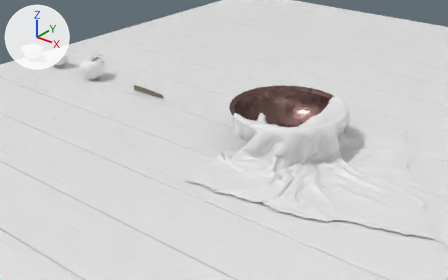
The Blender file fruit_bowl.blend: old version first, new version second.
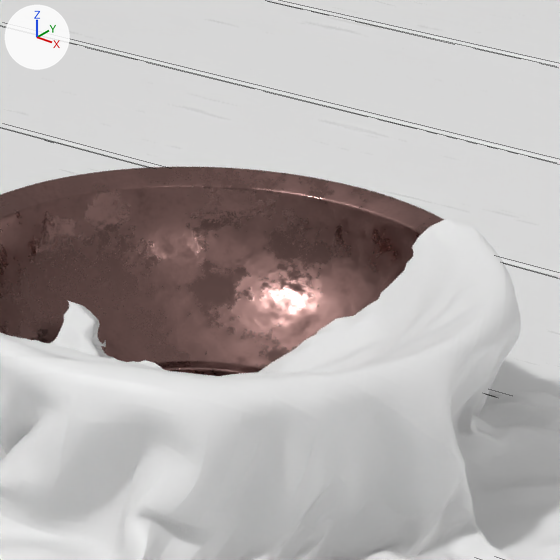
Each version is shown whole from a 50 mm lens placed at (6.98, -11.04, 6.32), pointed at (-1.98, 0.16, -0.62), then close up on the part from 55% to 80% of the width and 19% to 59% of the height. The axes (+X, +Y, +Z) are drawn at upper left. The lights are the same throughout. The close-ups show mesh edges as thin lines.

Objects in the first close-up: 'Bowl', 'Fabric', 'Planks'.
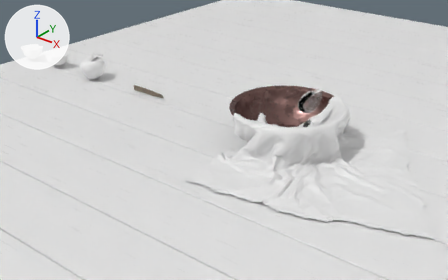
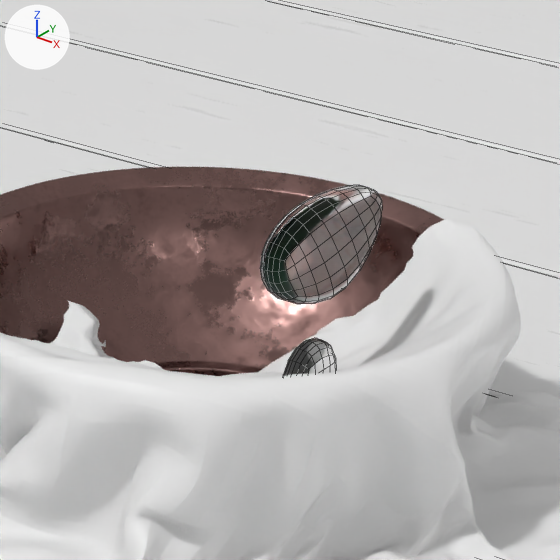
Where the change shows, as pixel boxes [x1, y1, x2, y2] in the close-ups (560 x 560 px):
'Drop.003', added: after [260, 185, 382, 304]
'Drop', added: after [283, 338, 336, 375]

Diff of the bpy script that builds the scene:
```diff
--- a/fruit_bowl.blend.py
+++ b/fruit_bowl.blend.py
@@ mat_water @@
+mat_water = bpy.data.materials.new('Water')
+# nodes: BsdfPrincipled, OutputMaterial, Value
+# colours: white #ffffff
@@ me_cube_003 @@
+me_cube_003.from_pydata([(-0.282, -0.277, 0.0), (-0.282, -0.277, 0.132), (-0.407, 0.274, 0.0), (-0.407, 0.274, 0.132), (0.2, -0.2, 0.0), (0.2, -0.2, 0.132), (-0.145, 0.309, 0.0), (-0.145, 0.309, 0.132), (-0.282, -0.277, 0.018), (-0.407, 0.274, 0.018), (-0.145, 0.309, 0.018), (0.2, -0.2, 0.018), (-0.58, -0.11, 0.0), (-0.58, -0.11, 0.132), (0.532, 0.167, 0.0), (0.532, 0.167, 0.132), (0.532, 0.167, 0.018), (-0.58, -0.11, 0.018)], [], [(17, 13, 3, 9), (9, 3, 7, 10), (16, 15, 5, 11), (11, 5, 1, 8), (12, 14, 4, 0), (15, 13, 1, 5), (4, 11, 8, 0), (14, 16, 11, 4), (2, 9, 10, 6), (12, 17, 9, 2), (0, 8, 17, 12), (6, 10, 16, 14), (7, 3, 13, 15), (2, 6, 14, 12), (10, 7, 15, 16), (8, 1, 13, 17)])
+me_cube_003.polygons.foreach_set('use_smooth', [True] * 16)
+me_cube_003.materials.append(mat_water)
@@ me_cube @@
+me_cube.from_pydata([(-0.2, -0.2, 0.0), (-0.2, -0.2, 0.132), (-0.2, 0.2, 0.0), (-0.2, 0.2, 0.132), (0.2, -0.2, 0.0), (0.2, -0.2, 0.132), (0.2, 0.2, 0.0), (0.2, 0.2, 0.132), (-0.2, -0.2, 0.018), (-0.2, 0.2, 0.018), (0.2, 0.2, 0.018), (0.2, -0.2, 0.018)], [], [(8, 1, 3, 9), (9, 3, 7, 10), (10, 7, 5, 11), (11, 5, 1, 8), (2, 6, 4, 0), (7, 3, 1, 5), (4, 11, 8, 0), (6, 10, 11, 4), (2, 9, 10, 6), (0, 8, 9, 2)])
+me_cube.polygons.foreach_set('use_smooth', [True] * 10)
+me_cube.materials.append(mat_water)
@@ ob_drop_003 @@
+ob_drop_003 = bpy.data.objects.new('Drop.003', me_cube_003)
+ob_drop_003.location = (0.499, 0.0, 1.078)
+ob_drop_003.rotation_euler = (0.0, 1.571, 0.0)  # degrees (0, 90, 0)
+ob_drop_003.scale = (0.588, 1.75, 1.0)
+_m = ob_drop_003.modifiers.new('Subdivision', 'SUBSURF')
+_m.levels = 2
@@ ob_drop @@
+ob_drop = bpy.data.objects.new('Drop', me_cube)
+ob_drop.location = (0.499, 0.0, 0.499)
+ob_drop.rotation_euler = (0.0, 1.571, 0.0)  # degrees (0, 90, 0)
+_m = ob_drop.modifiers.new('Subdivision', 'SUBSURF')
+_m.levels = 2
```
